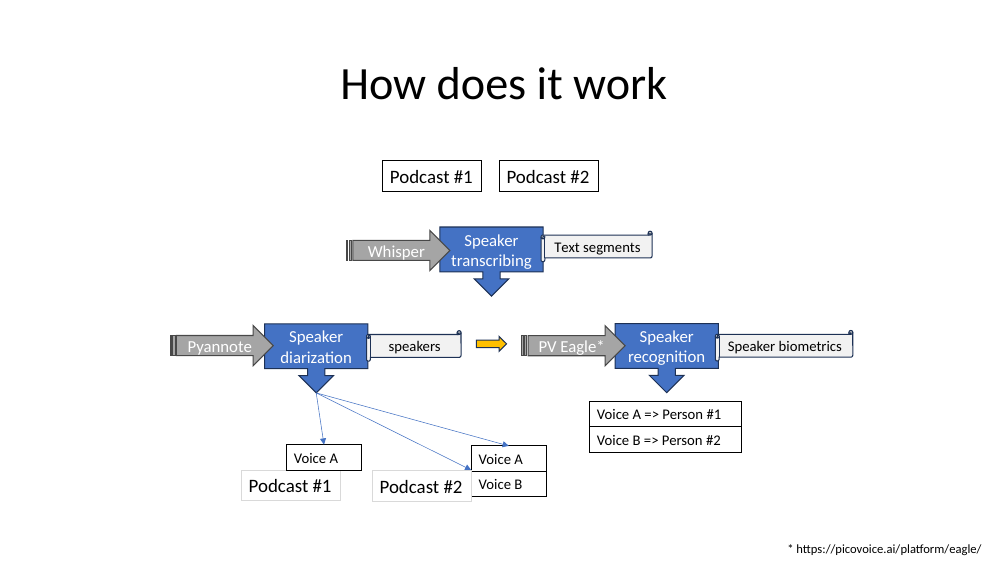
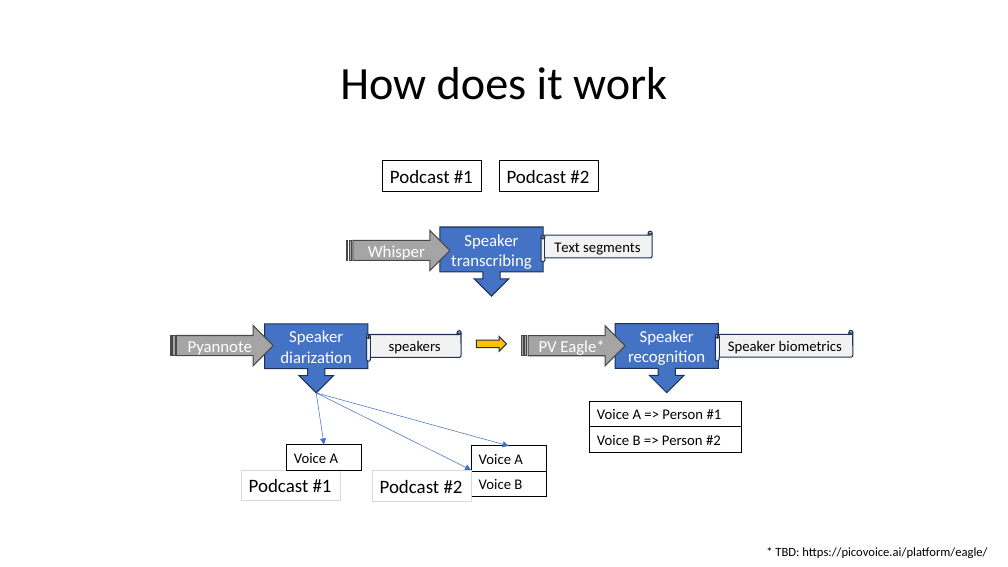
Before and after one commit to IsaackRasmussen/Tell-me-more, a slide deck: slide 2 of Presentation/Tell me more!.pptx. Drawn at 1008x567 pixels with LibreOffice and Linux fonts; fonts in the diff are those of the drawing. Boxes give left, top, right and bottom in pixels: in the first picture for what was removed or moved away, otherwise in the second. Text is boxed around its words. In the diff, an @@ line names an element or a change of style, - is before the commit and + after.

```diff
--- a/Presentation/Tell me more!.pptx
+++ b/Presentation/Tell me more!.pptx
@@ text at (775, 547, 987, 558): text changed @@
-* https://picovoice.ai/platform/eagle/
+* TBD: https://picovoice.ai/platform/eagle/
```
Also in this commit, not shown: 1 other slide changed, 28 other files.
